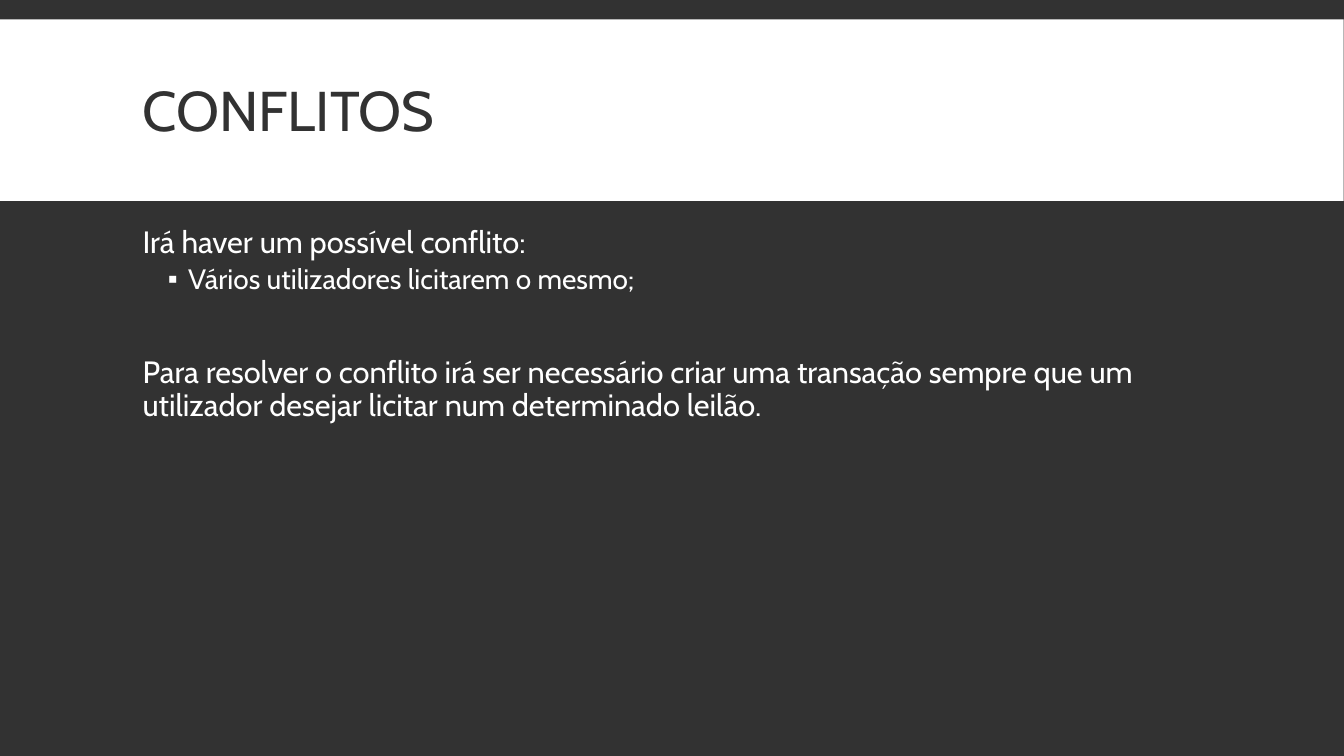
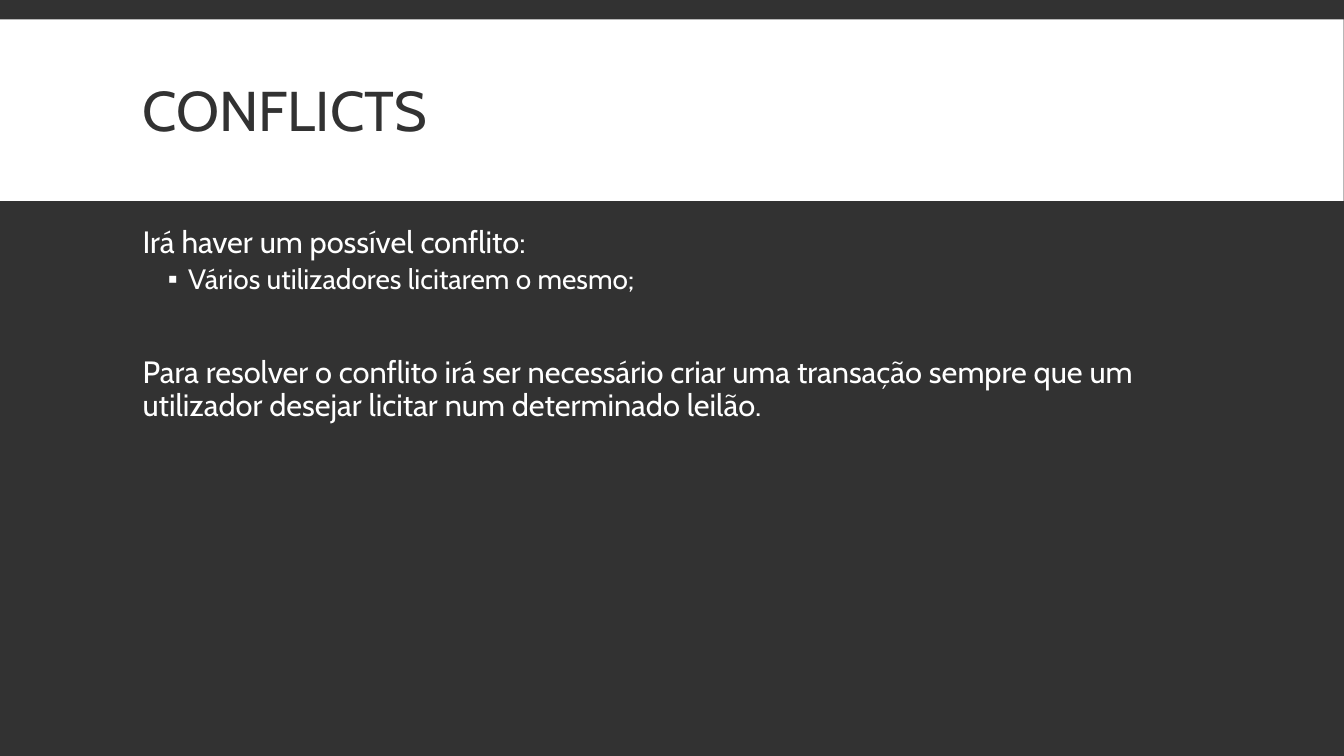
Before and after one commit to tomasbm07/Projeto-BD, a slide deck: slide 5 of Apresentação/Apresentação.pptx. Drawn at 1344x756 pixels with LibreOffice and Linux fonts; fonts in the diff are those of the drawing. Boxes give left, top, right and bottom in pixels: in the first picture for what was removed or moved away, otherwise in the second. Text is boxed around its words. In the diff, an @@ line names an element or a change of style, - is before the commit and + after.

```diff
--- a/Apresentação/Apresentação.pptx
+++ b/Apresentação/Apresentação.pptx
@@ title at (143,91,427,132): text changed @@
-CONFLITOS
+CONFLICTS
```
Also in this commit, not shown: 4 other slides changed, 1 slide added, 1 slide removed.
